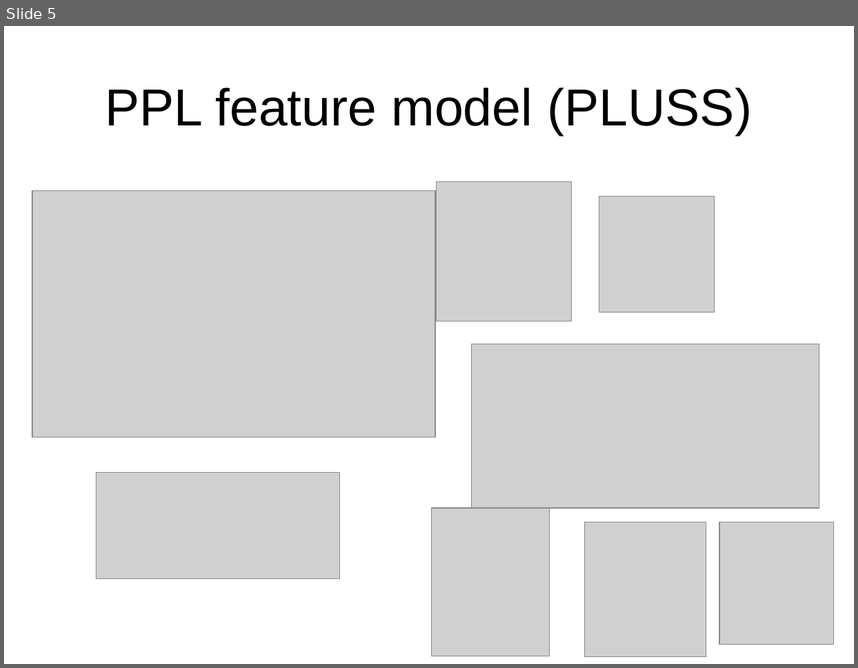
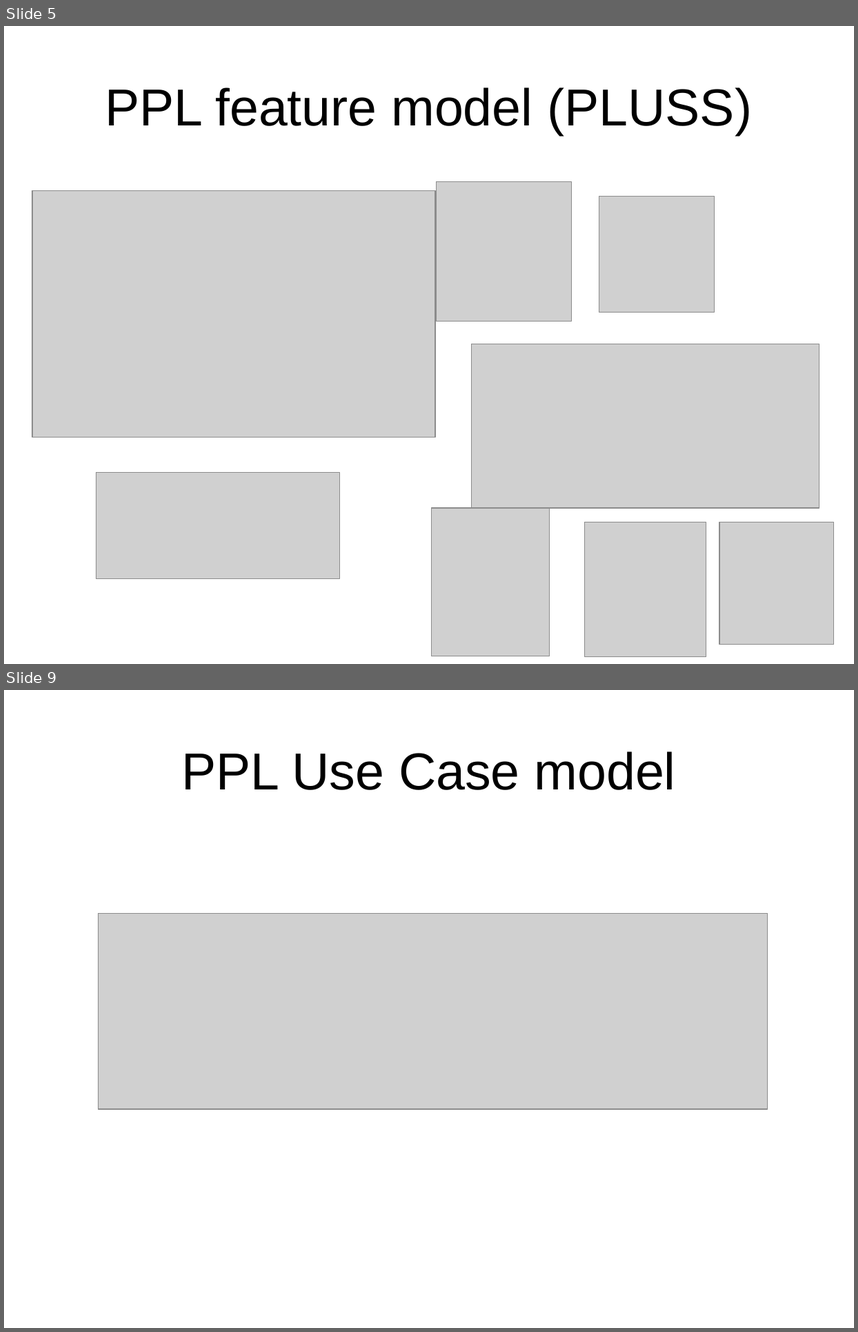
Before and after one commit to rbonifacio/variability-management-research, a slide deck: VariabilityManagement/docs/casestudies/ppl/Pedagogical Product Line.ppt. Shown one above the other, each under a label of ours: slide 5 before the commit, slides 5 and 9 after it; the slides between them are not shown. The pictures are 858x668 and 858x1332 pixels, drawn with LibreOffice and Linux fonts; fonts in the diff are those of the drawing; grey boxes stand for pictures. Boxes give left, top, right and bottom in pixels: in the first picture for what was removed or moved away, otherwise in the second. Text is boxed around its words. In the diff, an @@ line names an element or a change of style, - is before the commit and + after.

```diff
--- a/VariabilityManagement/docs/casestudies/ppl/Pedagogical Product Line.ppt
+++ b/VariabilityManagement/docs/casestudies/ppl/Pedagogical Product Line.ppt
@@ slide 9 added at box(4, 690, 854, 1328), background #FFFFFF @@
@@ title added at box(181, 751, 676, 790), 44 pt, text #000000 @@
+PPL Use Case model
@@ picture added at box(99, 913, 769, 1108) @@
```
Also in this commit, not shown: 1 slide changed, 4 other slides added, 1 slide removed, 2 other files.
